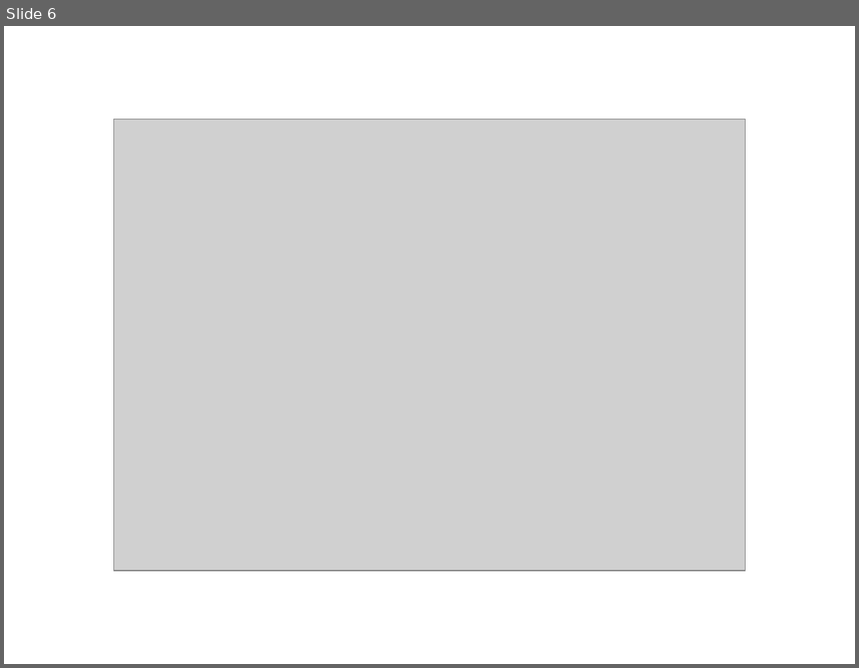
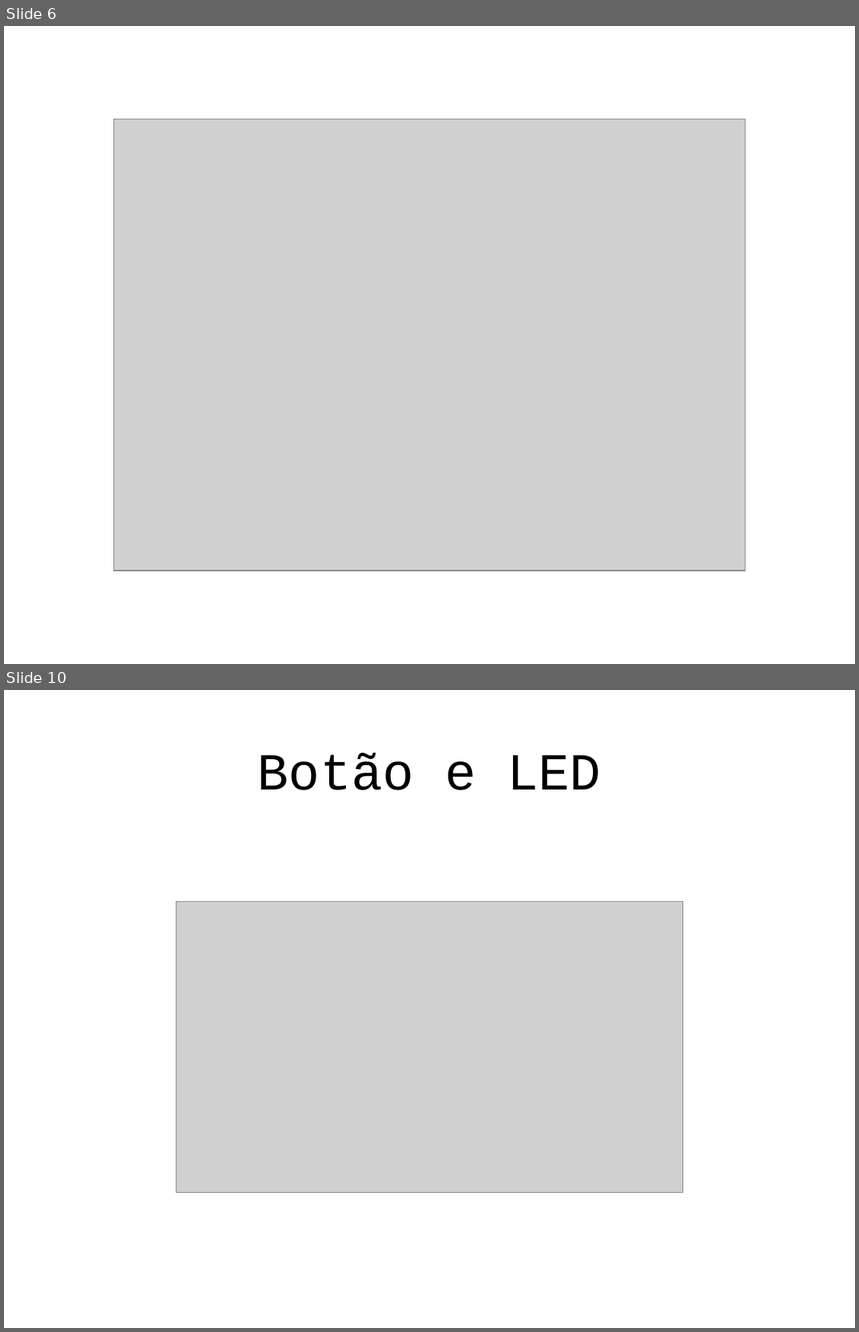
Before and after one commit to fkuhne/aday18, a slide deck: progBasica/meusSlides.pptx. Shown one above the other, each under a label of ours: slide 6 before the commit, slides 6 and 10 after it; the slides between them are not shown. The pictures are 859x668 and 859x1332 pixels, drawn with LibreOffice and Linux fonts; fonts in the diff are those of the drawing; grey boxes stand for pictures. Boxes give left, top, right and bottom in pixels: in the first picture for what was removed or moved away, otherwise in the second. Text is boxed around its words. In the diff, an @@ line names an element or a change of style, - is before the commit and + after.

```diff
--- a/progBasica/meusSlides.pptx
+++ b/progBasica/meusSlides.pptx
@@ slide 10 added at (4,690,855,1328), background #FFFFFF @@
@@ title added at (258,752,601,790), 44 pt, text #000000 @@
+Botão e LED
@@ picture added at (176,902,683,1193) @@
```
Also in this commit, not shown: 4 slides changed, 13 other slides added, 8 other files.
